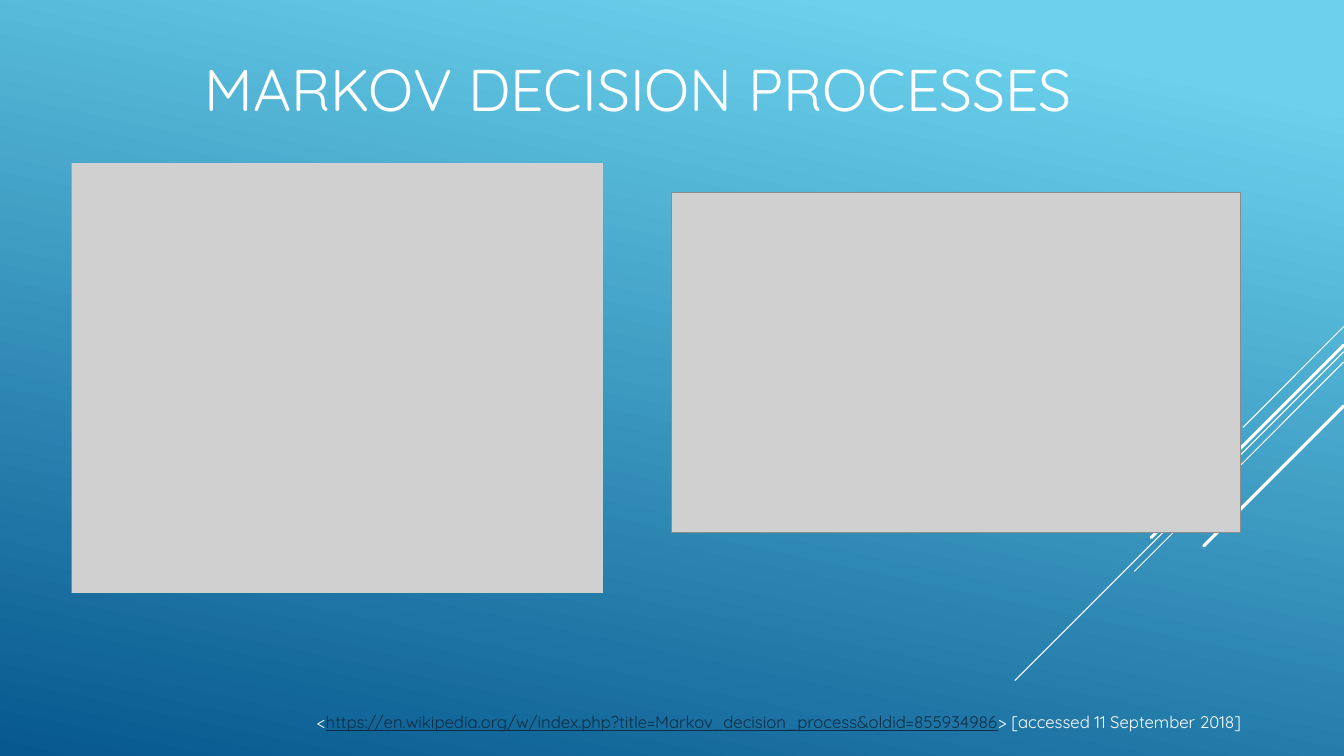
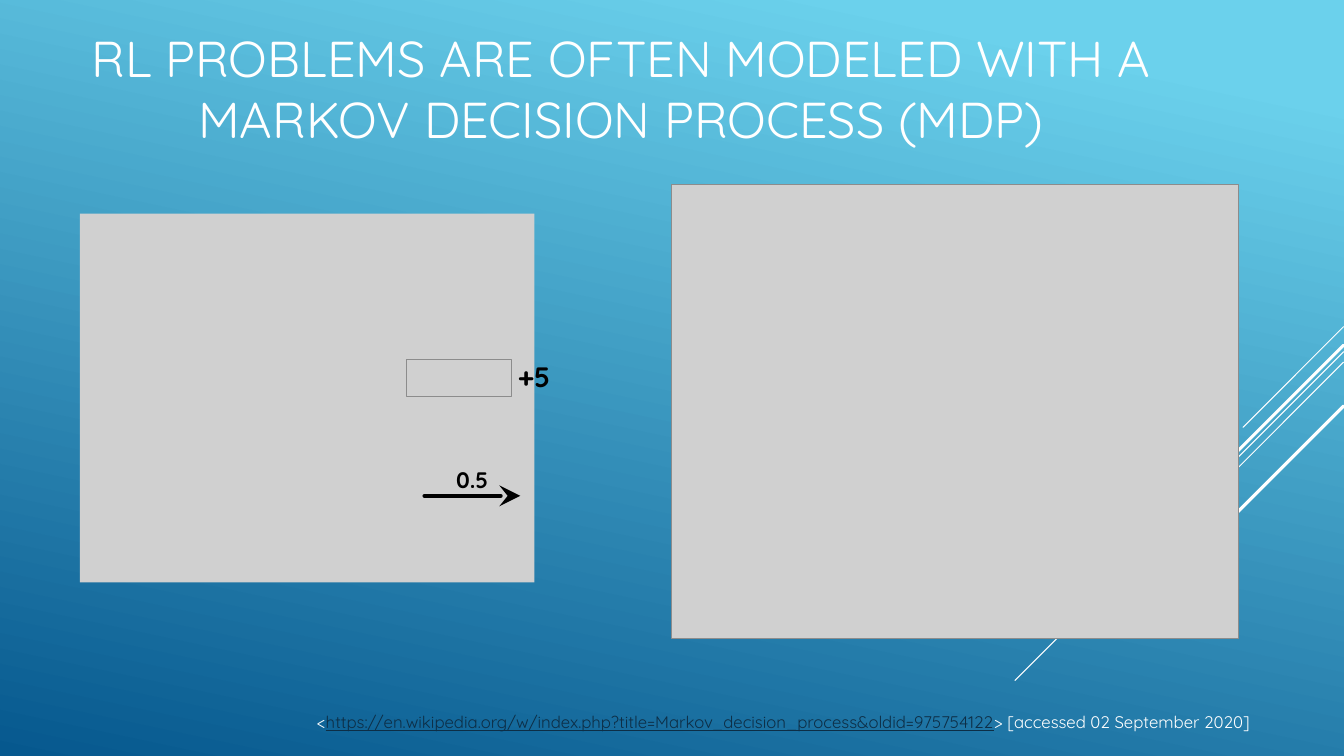
Before and after one commit to seohara1955/Presentations, a slide deck: slide 4 of mw-devs-ml-grp/2020-09-02/simple-rl-glue-app.pptx (slide 5 before the commit). Drawn at 1344x756 pixels with LibreOffice and Linux fonts; fonts in the diff are those of the drawing; grey boxes stand for pictures. Boxes give left, top, right and bottom in pixels: in the first picture for what was removed or moved away, otherwise in the second. Text is boxed around its words. In the diff, an @@ line names an element or a change of style, - is before the commit and + after.

```diff
--- a/mw-devs-ml-grp/2020-09-02/simple-rl-glue-app.pptx
+++ b/mw-devs-ml-grp/2020-09-02/simple-rl-glue-app.pptx
@@ title at box(91, 41, 1151, 148): text changed; size 42 to 36 pt @@
-MARKOV DECISION PROCESSES
+RL PROBLEMS ARE OFTEN MODELED WITH A MARKOV DECISION PROCESS (MDP)
@@ picture: place and size @@
-picture at box(673, 193, 1241, 532)
+picture at box(673, 185, 1239, 639)
@@ picture: place and size @@
-picture at box(72, 163, 603, 593)
+picture at box(80, 214, 534, 583)
@@ text added at box(518, 358, 550, 395), 20 pt, text #000000, bold @@
++5
@@ picture added at box(407, 360, 512, 396) @@
@@ text added at box(456, 472, 488, 488), 16 pt, text #000000, bold @@
+0.5
@@ arrow added from (424, 496) to (520, 496), #000000 3 pt @@
@@ text at box(317, 715, 1250, 731): text changed @@
-<https://en.wikipedia.org/w/index.php?title=Markov_decision_process&oldid=855934986> [accessed 11 September 2018]
+<https://en.wikipedia.org/w/index.php?title=Markov_decision_process&oldid=975754122> [accessed 02 September 2020]
```
Also in this commit, not shown: 8 other slides changed, 4 slides added, 1 slide removed, 1 other file.
